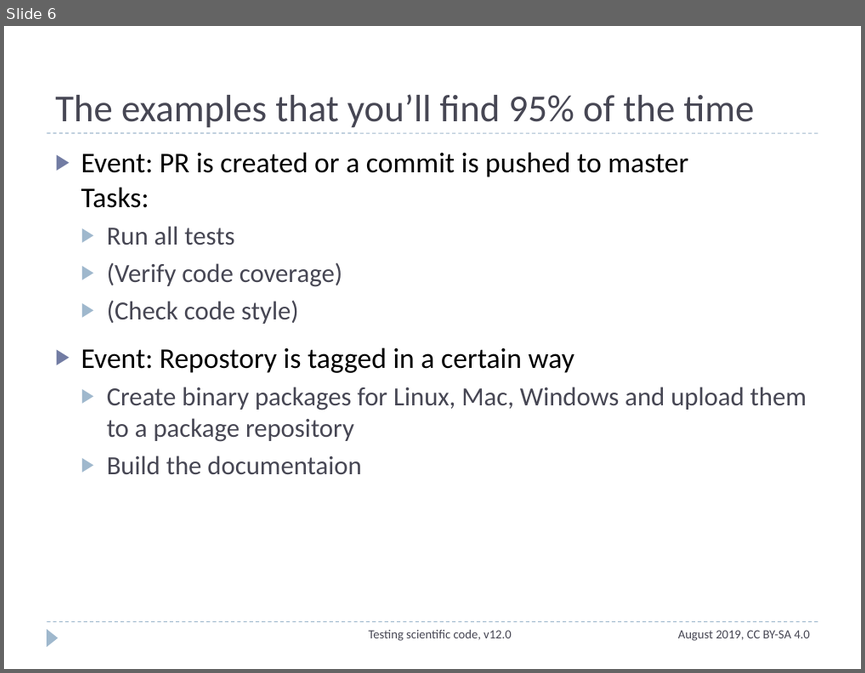
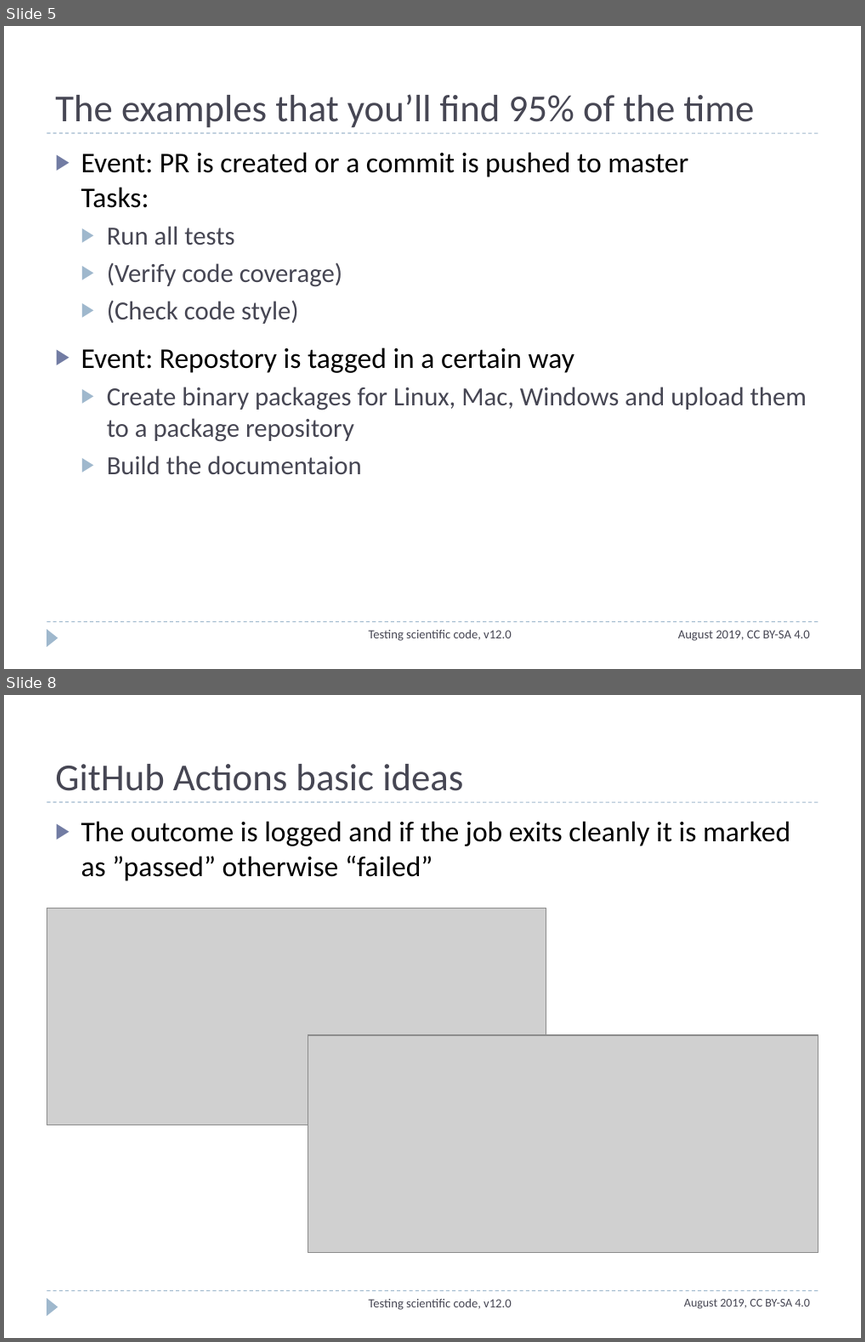
Before and after one commit to ASPP/testing_debugging_profiling, a slide deck: continuous_integration.pptx. Shown one above the other, each under a label of ours: slide 6 before the commit, slides 5 and 8 after it; the slides between them are not shown. The pictures are 865x673 and 865x1342 pixels, drawn with LibreOffice and Linux fonts; fonts in the diff are those of the drawing; grey boxes stand for pictures. Boxes give left, top, right and bottom in pixels: in the first picture for what was removed or moved away, otherwise in the second. Text is boxed around its words. In the diff, an @@ line names an element or a change of style, - is before the commit and + after.

Commit message:
added made slides for testing added pretty things to ci. Also excersizes

```diff
--- a/continuous_integration.pptx
+++ b/continuous_integration.pptx
@@ slide 8 added at [4,695,861,1338], background #FFFFFF; not listed: 3 template elements that a slide beside it also shows @@
@@ title added at [55,764,463,791], 32 pt, text #464653 @@
+GitHub Actions basic ideas
@@ text added at [81,821,790,881], 24 pt, text #000000 @@
+▶ The outcome is logged and if the job exits cleanly it is marked as ”passed” otherwise “failed”
@@ picture added at [46,907,546,1124] @@
@@ picture added at [308,1035,818,1252] @@
@@ text added at [369,1299,511,1310], 10.5 pt, text #464653 @@
+Testing scientific code, v12.0
@@ text added at [684,1299,810,1309], 10 pt, text #464653 @@
+August 2019, CC BY-SA 4.0
@@ what was slide 6 is now slide 5 @@
```
Also in this commit, not shown: 6 slides changed, 1 other slide added, 1 slide removed, 8 other files.
